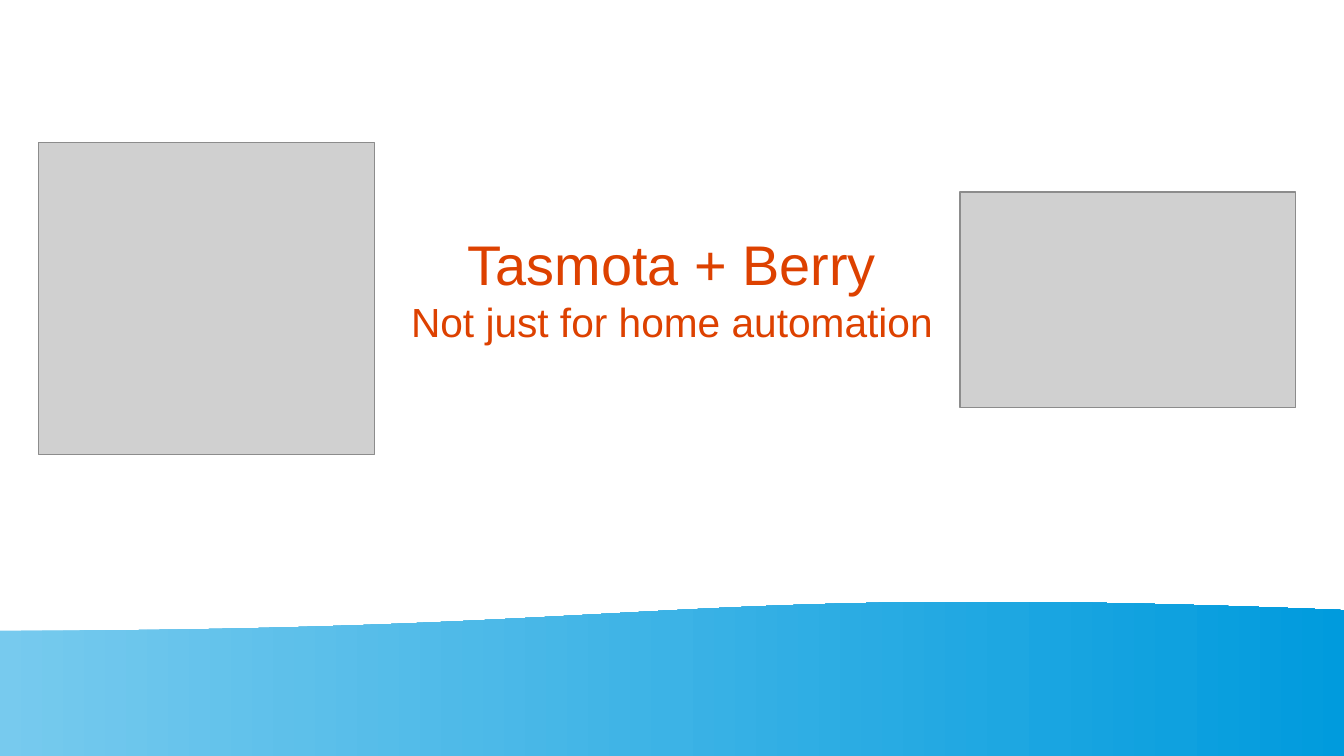
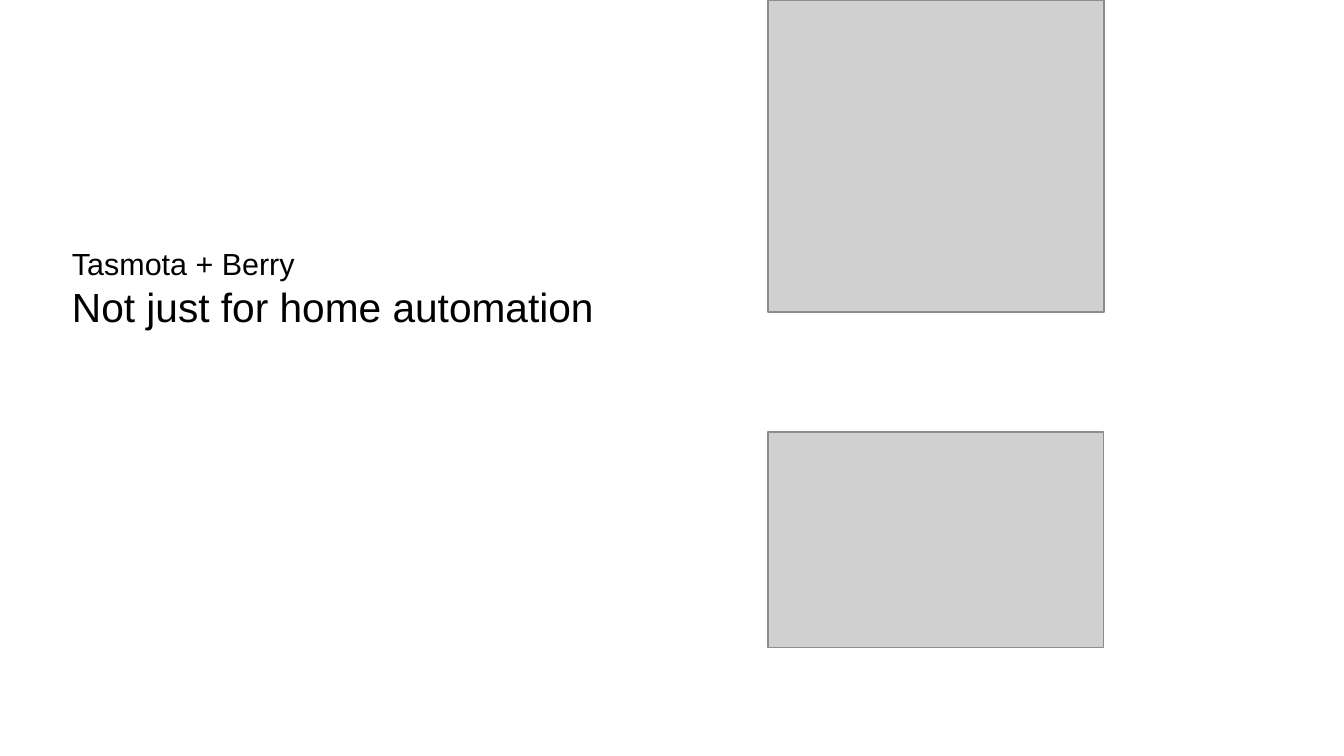
Before and after one commit to darrylb123/EO2024, a slide deck: slide 1 of EO2024-Tasmota+Berry.odp. Drawn at 1344x756 pixels with LibreOffice and Linux fonts; fonts in the diff are those of the drawing; grey boxes stand for pictures; background and template pictures are left out. Boxes give left, top, right and bottom in pixels: in the first picture for what was removed or moved away, otherwise in the second. Text is boxed around its words. In the diff, an @@ line names an element or a change of style, - is before the commit and + after.

```diff
--- a/EO2024-Tasmota+Berry.odp
+++ b/EO2024-Tasmota+Berry.odp
@@ picture: place and size @@
-picture at <box>39,143,376,455</box>
+picture at <box>768,0,1105,312</box>
@@ title "Tasmota + Berry Not just ..." at <box>72,254,594,330</box>: size 33 to 18 pt in "Tasmota + Berry"; text colour #DD4100 to #000000; alignment centre to left @@
@@ picture: place and size @@
-picture at <box>960,191,1296,407</box>
+picture at <box>768,432,1105,648</box>
@@ flow chart document removed at <box>0,600,1344,756</box> @@
```
Also in this commit, not shown: 19 other slides changed.
